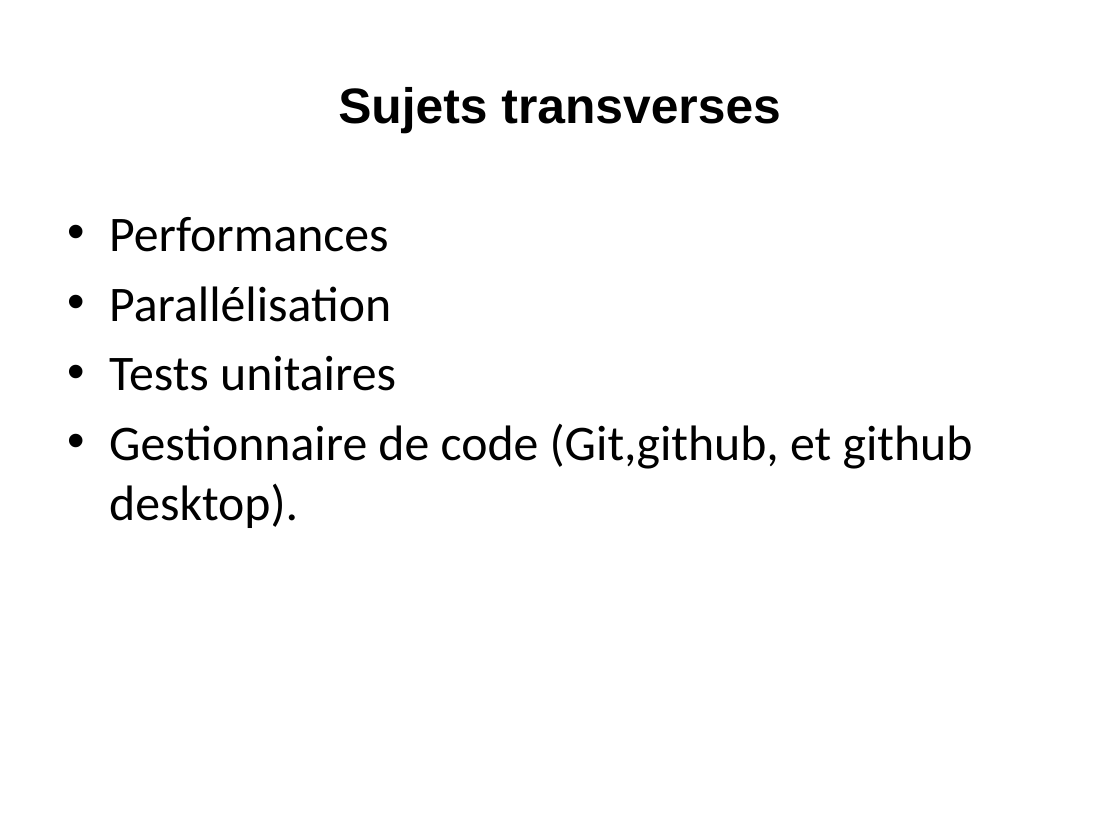
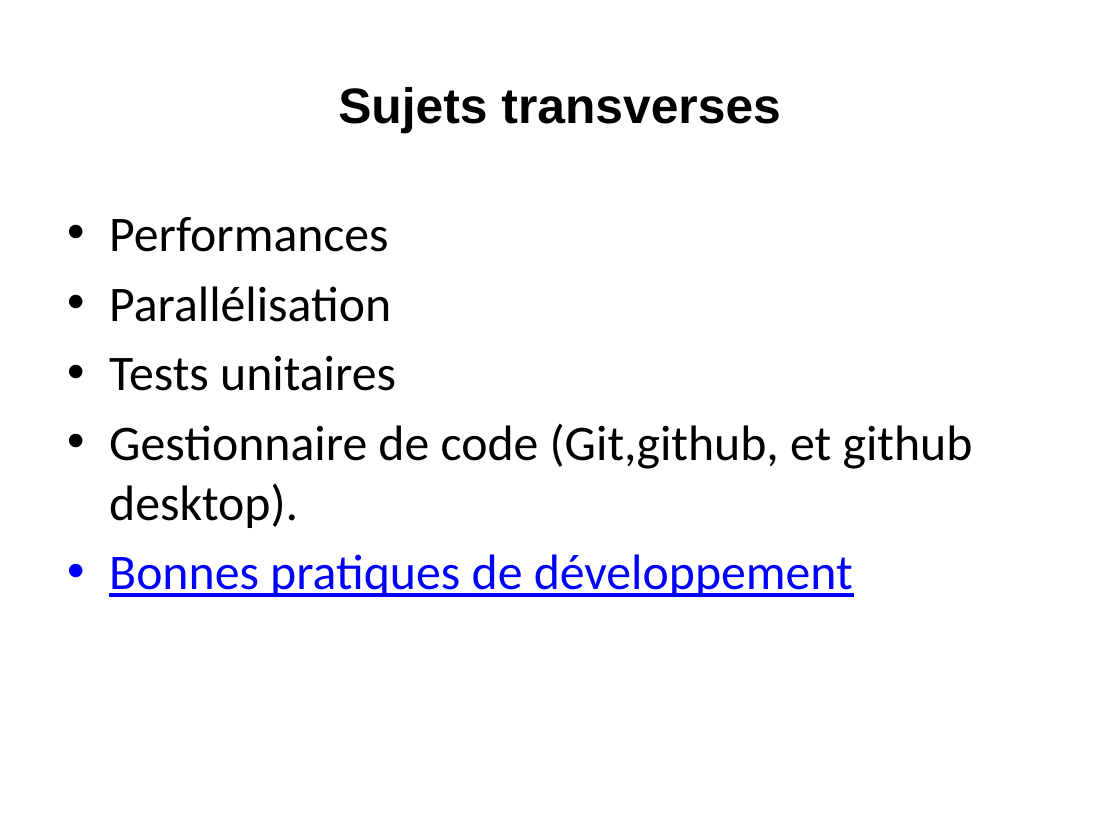
Before and after one commit to loicmidy/formation-python, a slide deck: slide 26 of formation python.pptx. Drawn at 1120x840 pixels with LibreOffice and Linux fonts; fonts in the diff are those of the drawing. Boxes give left, top, right and bottom in pixels: in the first picture for what was removed or moved away, otherwise in the second. Text is boxed around its words. In the diff, an @@ line names an element or a change of style, - is before the commit and + after.

```diff
--- a/formation python.pptx
+++ b/formation python.pptx
@@ text at <box>109,554,853,597</box>: paragraph added @@
+• Bonnes pratiques de développement
```
Also in this commit, not shown: 1 other slide changed, 19 other files.
